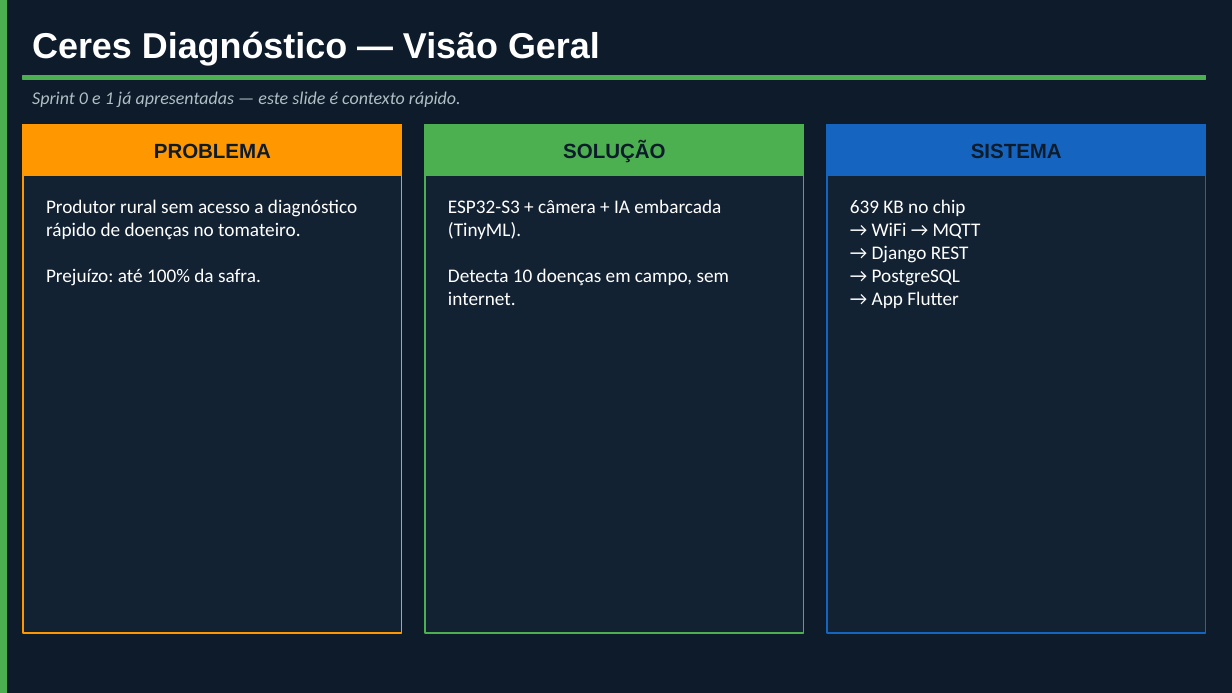
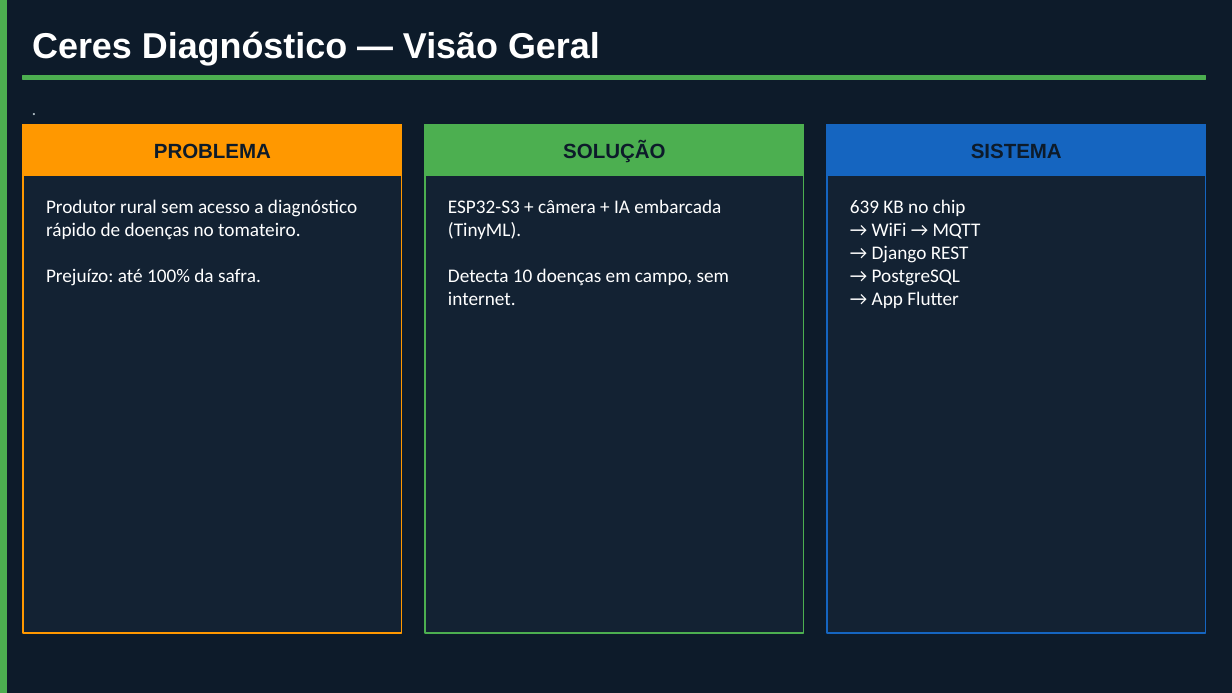
Before and after one commit to Namem/extensao2, a slide deck: slide 2 of docs/apresentacoes/SprintReview_2_CeresDiagnostico.pptx. Drawn at 1232x693 pixels with LibreOffice and Linux fonts; fonts in the diff are those of the drawing. Boxes give left, top, right and bottom in pixels: in the first picture for what was removed or moved away, otherwise in the second. Text is boxed around its words. In the diff, an @@ line names an element or a change of style, - is before the commit and + after.

```diff
--- a/docs/apresentacoes/SprintReview_2_CeresDiagnostico.pptx
+++ b/docs/apresentacoes/SprintReview_2_CeresDiagnostico.pptx
@@ text at [32, 91, 461, 107]: text changed @@
-Sprint 0 e 1 já apresentadas — este slide é contexto rápido.
+.
```
Also in this commit, not shown: 1 other file.
